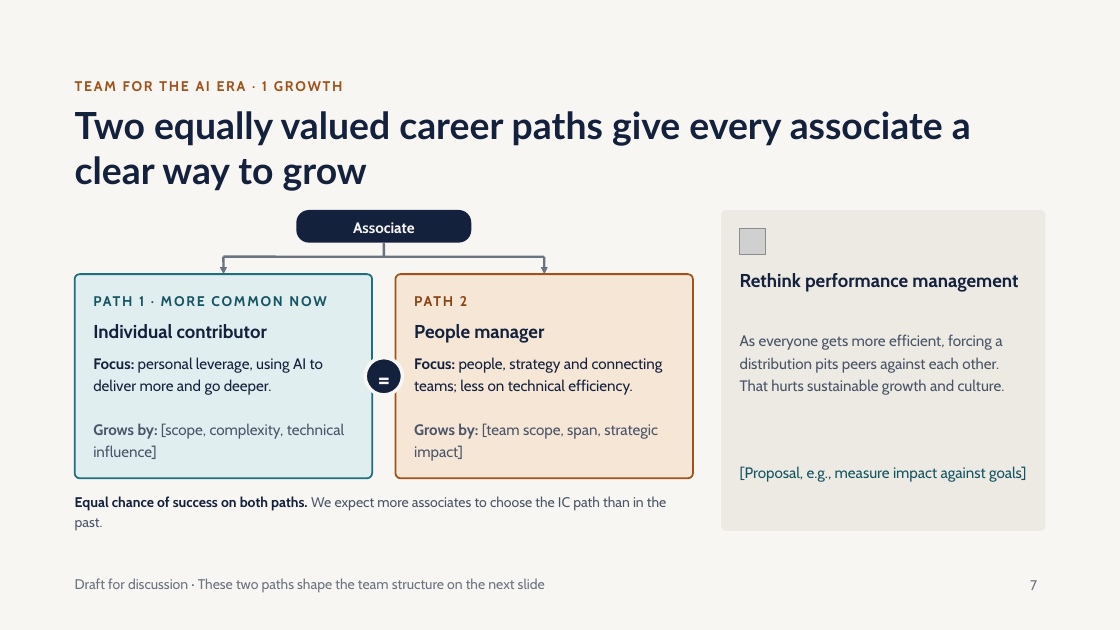
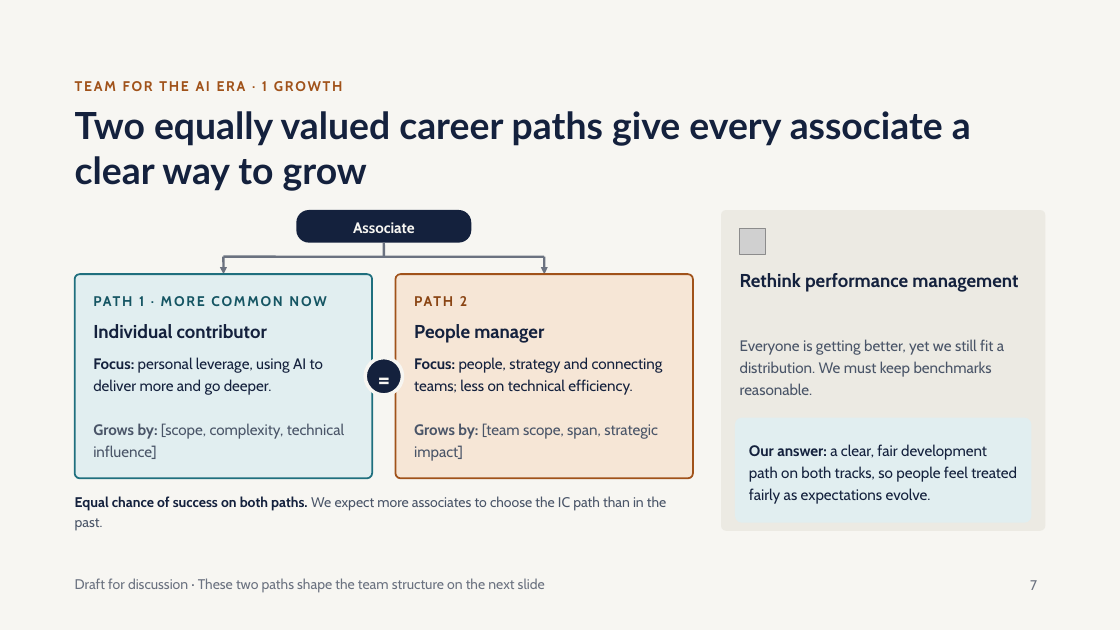
Before and after one commit to wwd1015/slide-template, a slide deck: slide 7 of Unified Team Strategy.pptx. Drawn at 1120x630 pixels with LibreOffice and Linux fonts; fonts in the diff are those of the drawing; grey boxes stand for pictures. Boxes give left, top, right and bottom in pixels: in the first picture for what was removed or moved away, otherwise in the second. Text is boxed around its words. In the diff, an @@ line names an element or a change of style, - is before the commit and + after.

```diff
--- a/Unified Team Strategy.pptx
+++ b/Unified Team Strategy.pptx
@@ text at (740, 339, 1004, 395): text changed @@
-As everyone gets more efficient, forcing a distribution pits peers against each other. That hurts sustainable growth and culture.
+Everyone is getting better, yet we still fit a distribution. We must keep benchmarks reasonable.
@@ rounded rectangle added at (735, 418, 1032, 523), fill #E1EEF0 @@
@@ text added at (749, 444, 1017, 504), 13 pt, text #14213D @@
+Our answer: a clear, fair development path on both tracks, so people feel treated fairly as expectations evolve.
@@ text removed at (740, 466, 1026, 482) @@
-[Proposal, e.g., measure impact against goals]
```
